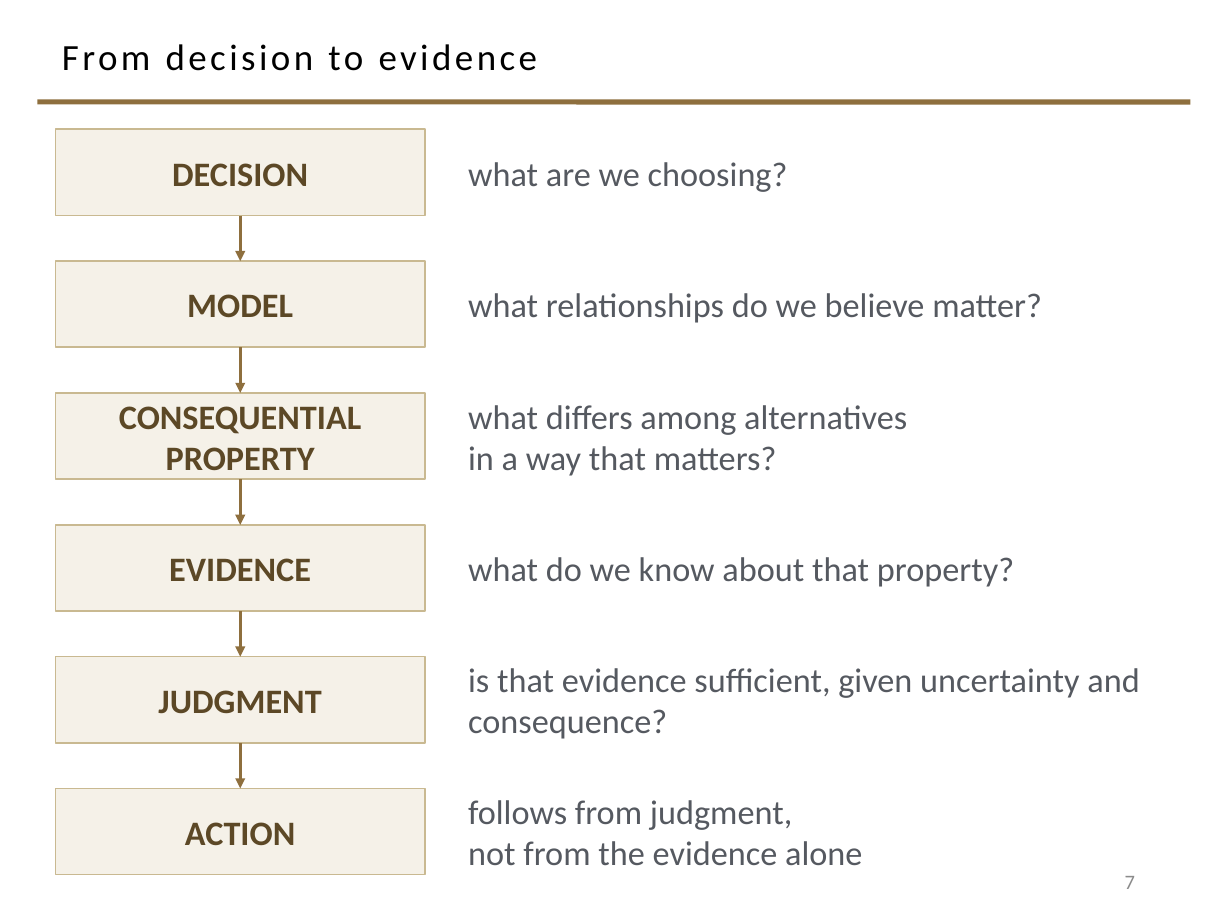
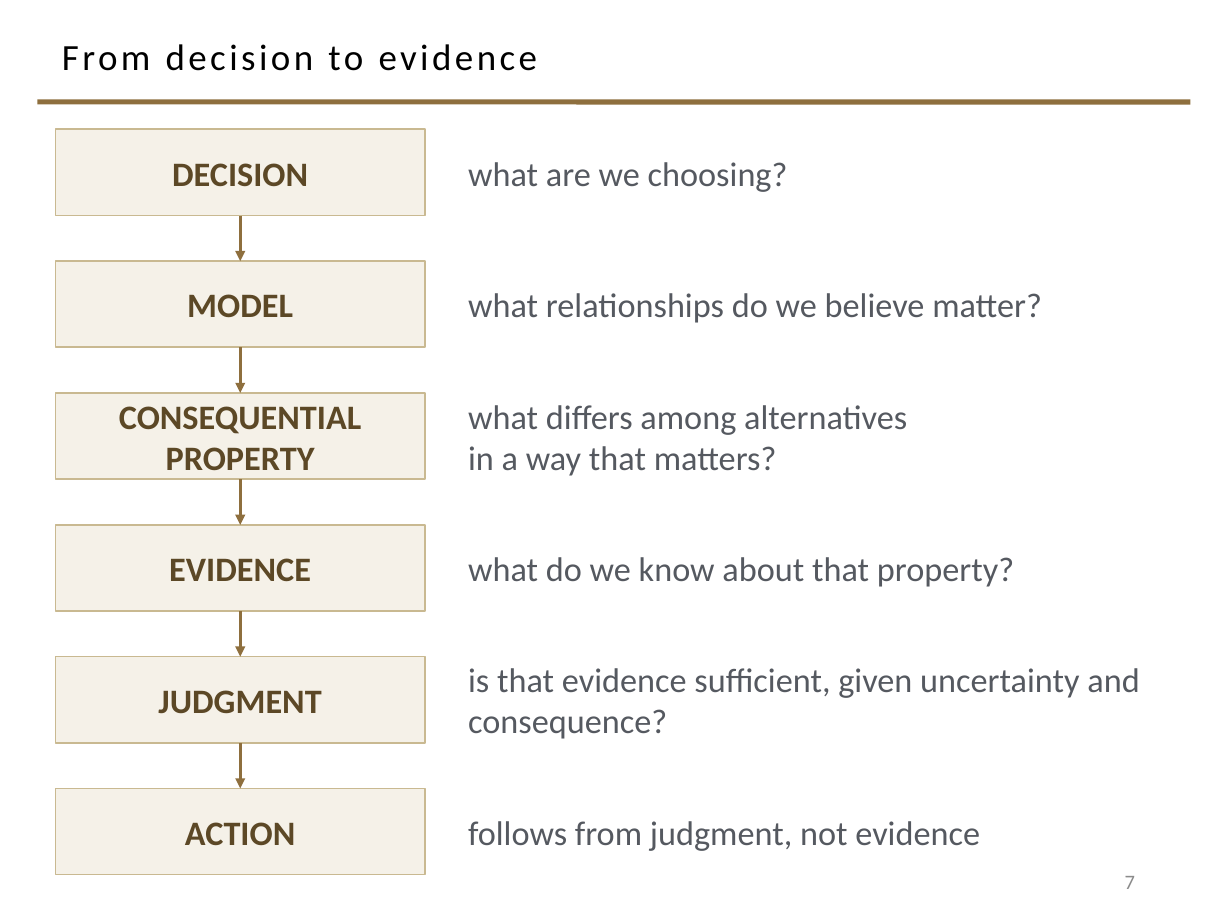
Before and after one commit to davisjam/model-based-agentic-software-engineering, a slide deck: slide 7 of course/lectures/act-1-foundations/09-engineering-decision-making-and-metrics/1-9-Engineering-Decision-Making-and-Metrics.pptx. Drawn at 1232x924 pixels with LibreOffice and Linux fonts; fonts in the diff are those of the drawing; background and template pictures are left out. Boxes give left, top, right and bottom in pixels: in the first picture for what was removed or moved away, otherwise in the second. Text is boxed around its words. In the diff, an @@ line names an element or a change of style, - is before the commit and + after.

```diff
--- a/course/lectures/act-1-foundations/09-engineering-decision-making-and-metrics/1-9-Engineering-Decision-Making-and-Metrics.pptx
+++ b/course/lectures/act-1-foundations/09-engineering-decision-making-and-metrics/1-9-Engineering-Decision-Making-and-Metrics.pptx
@@ text at [468,821,980,851]: text changed @@
-follows from judgment,
-not from the evidence alone
+follows from judgment, not evidence
```
Also in this commit, not shown: 3 other slides changed.
